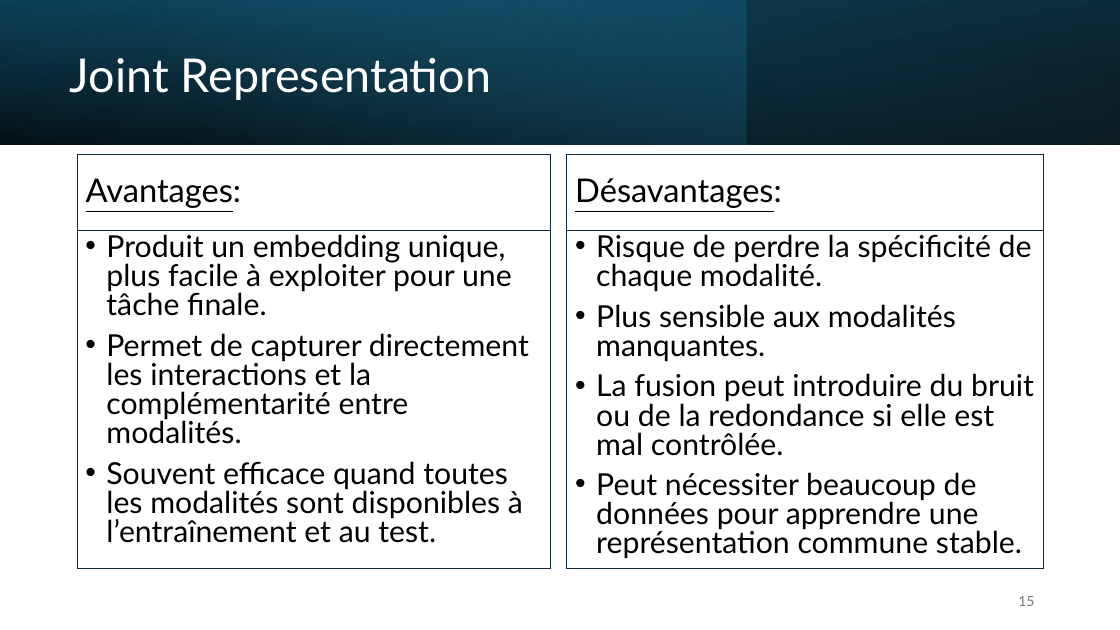
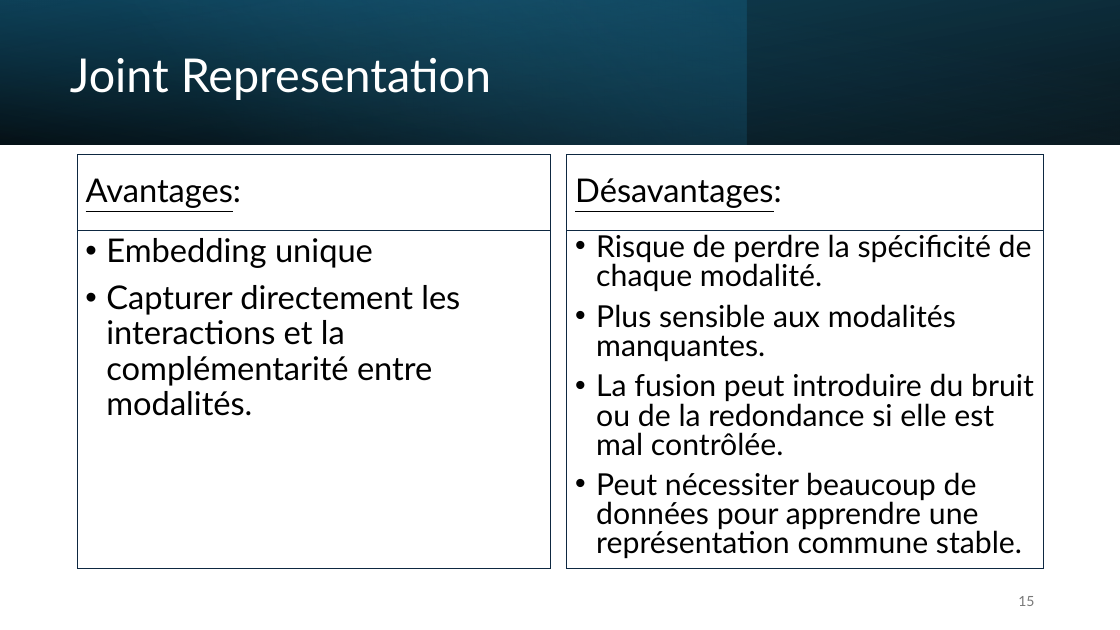
Before and after one commit to IzowRM/Stage-Cetic, a slide deck: slide 15 of Doc Slide/Presentation_du_27_01.pptx. Drawn at 1120x630 pixels with LibreOffice and Linux fonts; fonts in the diff are those of the drawing. Boxes give left, top, right and bottom in pixels: in the first picture for what was removed or moved away, otherwise in the second. Text is boxed around its words. In the diff, an @@ line names an element or a change of style, - is before the commit and + after.

```diff
--- a/Doc Slide/Presentation_du_27_01.pptx
+++ b/Doc Slide/Presentation_du_27_01.pptx
@@ text in rectangle at (106,238,460,416): text changed; size 25.9 to 28 pt @@
-• Produit un embedding unique, plus facile à exploiter pour une tâche finale.
-• Permet de capturer directement les interactions et la complémentarité entre modalités.
-• Souvent efficace quand toutes les modalités sont disponibles à l’entraînement et au test.
+• Embedding unique
+• Capturer directement les interactions et la complémentarité entre modalités.
```
Also in this commit, not shown: 8 other slides changed, 3 slides added, 6 slides removed, 5 other files.
